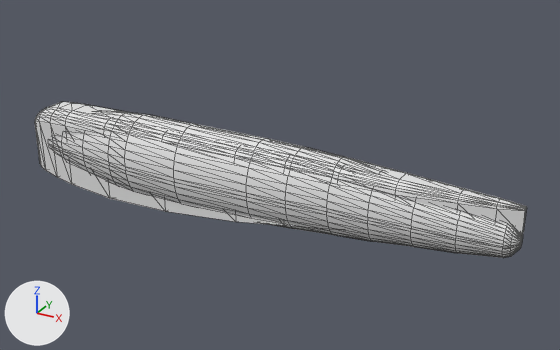
One commit to the glTF model frontend/public/models/fuse.glb: the scene before it, then after it.
One viewpoint serves both versions: a 50 mm lens placed at (1.187, -1.126, 0.586), pointed at (0.551, 0.031, 0.007). The axes (+X, +Y, +Z) are drawn at lower left. The lights are the same throughout. Mesh edges are drawn as thin lines. Where no turn or scale is listed for an object, it has been applied to the vertices. Vertices at the same position are counted once.

Names of what the first picture shows: '2302', '2304'.
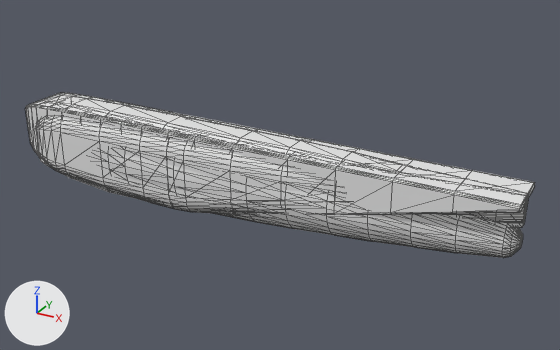
The change, as a list of edits to the scene's bpy script:
```text
Change me_2304:
    used by ob_2304; location = (0.0, 0.0, 0.0)
    remove me_2304.from_pydata(...)  # 627 vertices, 1250 faces; spans x 0.0..1.0, y -0.063..0.063, z -0.085..0.085
    add me_2304.from_pydata(...)  # 610 vertices, 1214 faces; spans x 0.0..1.0, y -0.063..0.063, z -0.085..0.085
    me_2304 part 2
    17 vertices are removed from x 0.004..0.989, y -0.062..-0.019, z -0.008..0.0
    72 faces are deleted
    12 vertices in x 0.833, y -0.039..0.039, z 0.014..0.054 move by (0.0, 0.0, 0.001)
    11 vertices in x 0.688, y -0.049..0.049, z 0.035..0.079 move by (0.0, 0.0, -0.002)
    10 vertices in x 0.688..0.833, y -0.053..0.053, z -0.041..0.021 move by (0.0, 0.0, -0.001)
    3 vertices in x 0.833, y -0.008..0.008, z 0.057..0.058 move by (0.0, 0.0, 0.002)
    9 vertices move from x 0.688..0.833, y -0.044..0.044, z -0.051..0.074 to x 0.688..0.833, y -0.044..0.044, z -0.051..0.071
    36 new faces join them
Change me_plane_002:
    where me_plane_002.from_pydata(...)  # 224 vertices, 444 faces; spans x 0.0..1.0, y -0.046..0.046, z -0.089..0.076
    used by ob_2302; location = (0.0, 0.0, 0.0)
    me_plane_002 part 1: the whole mesh is moved by (0.0, 0.0, 0.014)
Add me_plane_004:
    me_plane_004.from_pydata(...)  # 570 vertices, 1166 faces; spans x 0.0..1.0, y -0.06..0.06, z -0.082..0.083
Add me_plane_003:
    me_plane_003.from_pydata(...)  # 288 vertices, 572 faces; spans x 0.0..1.0, y -0.05..0.05, z -0.069..0.084
Add ob_2303:
    ob_2303 = bpy.data.objects.new('2303', me_plane_004)
    ob_2303.location = (0.0, 0.0, 0.0)
Add ob_2301:
    ob_2301 = bpy.data.objects.new('2301', me_plane_003)
    ob_2301.location = (0.0, 0.0, 0.0)
```

Where the change shows, as pixel boxes (x1, y1, x2, y2) in the pictures (560 x 350 px):
'2304', reshaped
    before: (54, 111, 523, 258)
    after: (106, 155, 523, 258)
'2302', mesh moved
    before: (35, 102, 527, 235)
    after: (39, 96, 528, 227)
'2301', added
    after: (26, 93, 535, 215)
'2303', added
    after: (36, 117, 528, 223)
part 2 of me_2304, cut back
    before: (54, 146, 520, 253)
    after: (106, 162, 520, 253)
